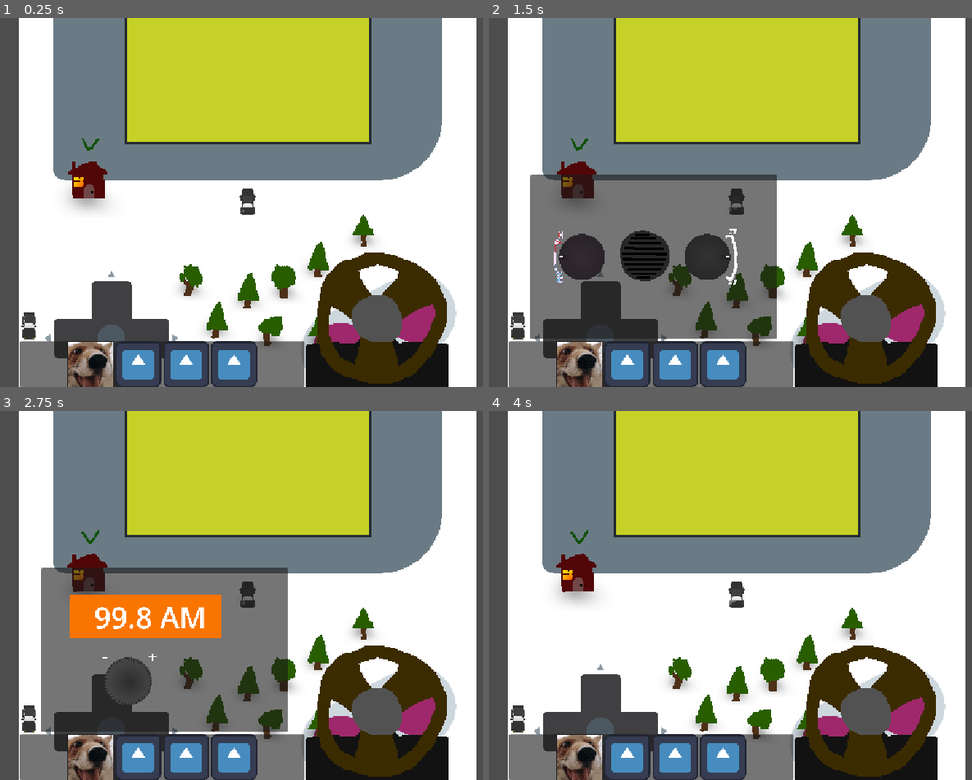
Above: before the commit, frames 1-4 (two rows, left to right).
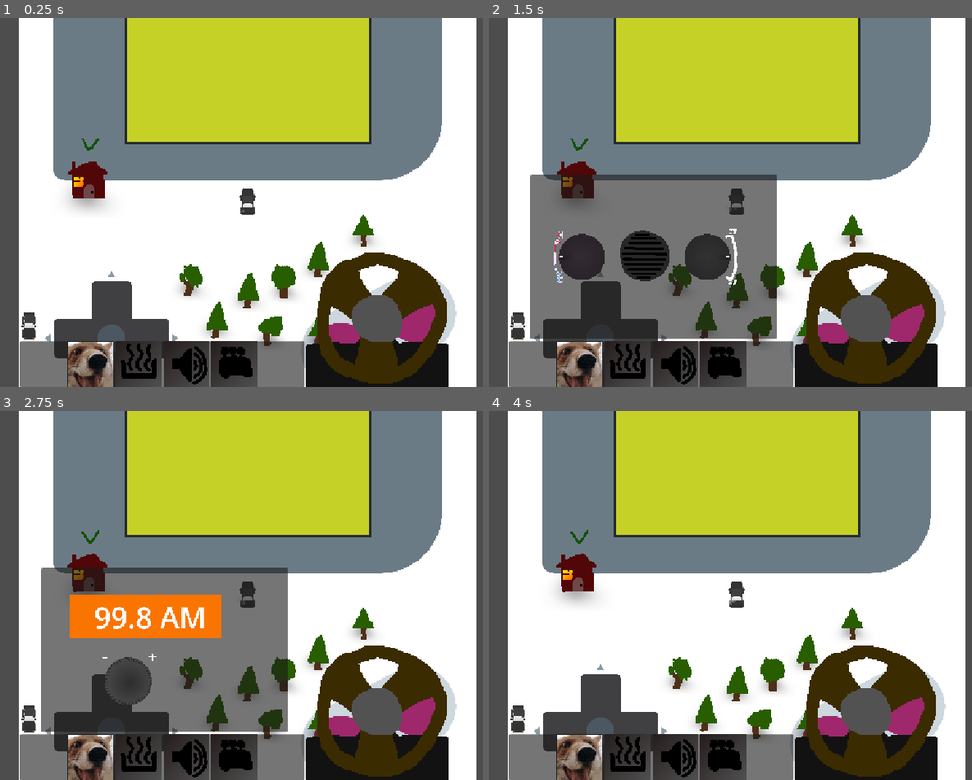
Above: after the commit, the same moments.

Repository: DBorgKiwami/game-jam-2
Game: Godot game, scene res://levels/testlevel.tscn
Same seed, same stepped clock (60 frames per second), same inputs: the game is played once before the commit and once after it. The engine's default icon, where the game draws it, is replaced by a stand-in: a white triangle on a blue panel in a dark square.
Inputs (mouse positions are in pixels of both pictures, inside the frame that each line leads up to):
- Up to frame 1 (0.25 s): no input
- Up to frame 2 (1.5 s): click (580, 364) at 0.5 s; click (629, 364) at 1.25 s
- Up to frame 3 (2.75 s): click (188, 757) at 2 s
- Up to frame 4 (4 s): click (720, 757) at 2.75 s; click (517, 717) at 3.5 s

The runs differ from the first frame. In frame 1, 2.8% of the frame differs, in the area x 23-54%, y 87-100%; in frame 2, 2.8%; in frame 3, 2.8%; in frame 4, 2.8%.

Commit message:
UI Button Assets

Diff:
--- a/ui/toolbar.tscn
+++ b/ui/toolbar.tscn
@@ -9,6 +9,9 @@
 [ext_resource type="Texture2D" uid="uid://biaoop45bdjv0" path="res://images/steeringwheel.png" id="5_m6d4s"]
 [ext_resource type="PackedScene" uid="uid://c5xku7oeeh1x8" path="res://minigames/heater.tscn" id="6_4dapg"]
 [ext_resource type="Texture2D" uid="uid://dg40u5axy633f" path="res://images/steering column.png" id="6_i38vh"]
+[ext_resource type="Texture2D" uid="uid://clely52fhqocs" path="res://images/heaterbutton.png" id="6_wcfn2"]
+[ext_resource type="Texture2D" uid="uid://ctioko8nl4wyx" path="res://images/radiobutton.png" id="7_62suo"]
+[ext_resource type="Texture2D" uid="uid://dtuksjyui4lae" path="res://images/engingebutton.png" id="8_4vual"]
 [ext_resource type="PackedScene" uid="uid://dws7xuqu0hx5" path="res://minigames/engines.tscn" id="8_vh3at"]
 
 [node name="Toolbar" type="CanvasLayer" unique_id=1357045452]
@@ -93,7 +96,7 @@
 custom_minimum_size = Vector2(80, 80)
 custom_maximum_size = Vector2(80, 80)
 layout_mode = 2
-texture_normal = ExtResource("2_ata6n")
+texture_normal = ExtResource("6_wcfn2")
 ignore_texture_size = true
 stretch_mode = 5
 
@@ -101,7 +104,7 @@
 custom_minimum_size = Vector2(80, 80)
 custom_maximum_size = Vector2(80, 80)
 layout_mode = 2
-texture_normal = ExtResource("2_ata6n")
+texture_normal = ExtResource("7_62suo")
 ignore_texture_size = true
 stretch_mode = 5
 
@@ -109,7 +112,7 @@
 custom_minimum_size = Vector2(80, 80)
 custom_maximum_size = Vector2(80, 80)
 layout_mode = 2
-texture_normal = ExtResource("2_ata6n")
+texture_normal = ExtResource("8_4vual")
 ignore_texture_size = true
 stretch_mode = 5
 
Binary file added: images/buttontemplate.png
Not shown, added: images/buttontemplate.png.import
Binary file added: images/engingebutton.png
Not shown, added: images/engingebutton.png.import
Binary file added: images/heaterbutton.png
Not shown, added: images/heaterbutton.png.import
Binary file added: images/radiobutton.png
Not shown, added: images/radiobutton.png.import
